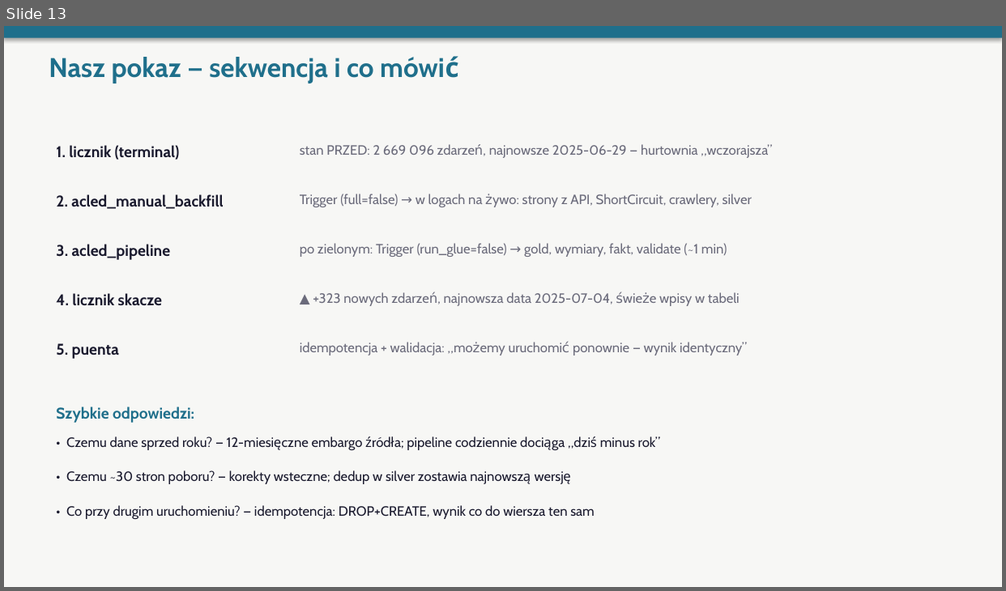
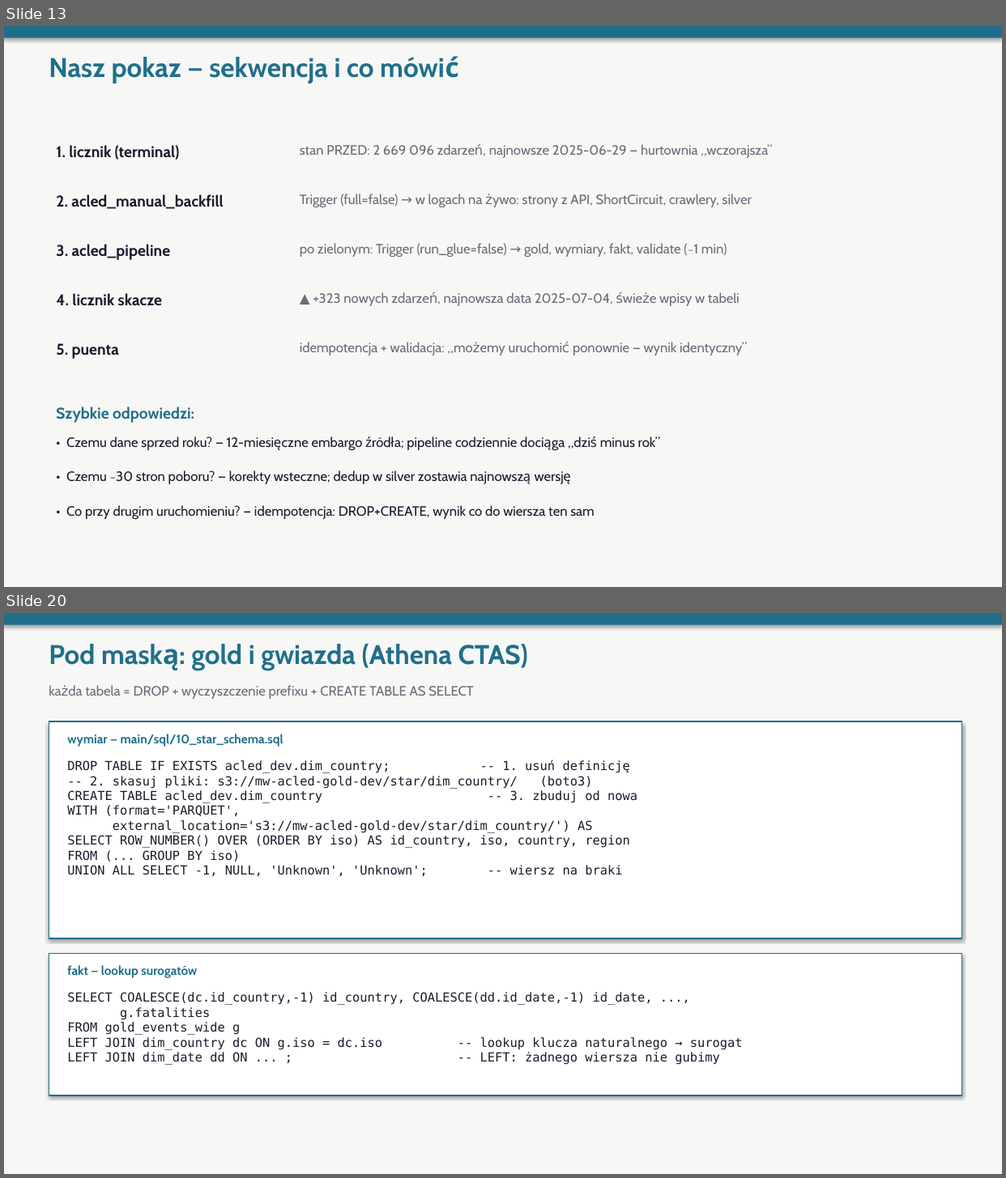
Before and after one commit to oskarfightingthekube/acled-etl-dashboard, a slide deck: docs/prezentacja_etl.pptx. Shown one above the other, each under a label of ours: slide 13 before the commit, slides 13 and 20 after it; the slides between them are not shown. The pictures are 1006x591 and 1006x1178 pixels, drawn with LibreOffice and Linux fonts; fonts in the diff are those of the drawing. Boxes give left, top, right and bottom in pixels: in the first picture for what was removed or moved away, otherwise in the second. Text is boxed around its words. In the diff, an @@ line names an element or a change of style, - is before the commit and + after.

```diff
--- a/docs/prezentacja_etl.pptx
+++ b/docs/prezentacja_etl.pptx
@@ slide 20 added at (x1=4, y1=613, x2=1002, y2=1174), background #F7F7F5 @@
@@ rectangle added at (x1=4, y1=613, x2=1002, y2=625), fill #1F6F8B @@
@@ text added at (x1=49, y1=644, x2=528, y2=671), 26 pt, text #1F6F8B, bold @@
+Pod maską: gold i gwiazda (Athena CTAS)
@@ text added at (x1=85, y1=685, x2=473, y2=699), 13 pt, text #6B6B7B @@
+każda tabela = DROP + wyczyszczenie prefixu + CREATE TABLE AS SELECT
@@ rectangle added at (x1=49, y1=722, x2=962, y2=939), fill #FFFFFF, outline #1F6F8B 1 pt @@
@@ text added at (x1=67, y1=734, x2=283, y2=747), 12 pt, text #1F6F8B, bold @@
+wymiar — main/sql/10_star_schema.sql
@@ text added at (x1=67, y1=760, x2=637, y2=876), 12 pt, text #1A1A2E @@
+DROP TABLE IF EXISTS acled_dev.dim_country; -- 1. usuń definicję
+-- 2. skasuj pliki: s3://mw-acled-gold-dev/star/dim_country/ (boto3)
+CREATE TABLE acled_dev.dim_country -- 3. zbuduj od nowa
+WITH (format='PARQUET',
+external_location='s3://mw-acled-gold-dev/star/dim_country/') AS
+SELECT ROW_NUMBER() OVER (ORDER BY iso) AS id_country, iso, country, region
+FROM (... GROUP BY iso)
+UNION ALL SELECT -1, NULL, 'Unknown', 'Unknown'; -- wiersz na braki
@@ rectangle added at (x1=49, y1=954, x2=962, y2=1096), fill #FFFFFF, outline #1F6F8B 1 pt @@
@@ text added at (x1=67, y1=965, x2=197, y2=978), 12 pt, text #1F6F8B, bold @@
+fakt — lookup surogatów
@@ text added at (x1=67, y1=992, x2=743, y2=1065), 12 pt, text #1A1A2E @@
+SELECT COALESCE(dc.id_country,-1) id_country, COALESCE(dd.id_date,-1) id_date, ...,
+g.fatalities
+FROM gold_events_wide g
+LEFT JOIN dim_country dc ON g.iso = dc.iso -- lookup klucza naturalnego → surogat
+LEFT JOIN dim_date dd ON ... ; -- LEFT: żadnego wiersza nie gubimy
```
Also in this commit, not shown: 7 other slides added.
